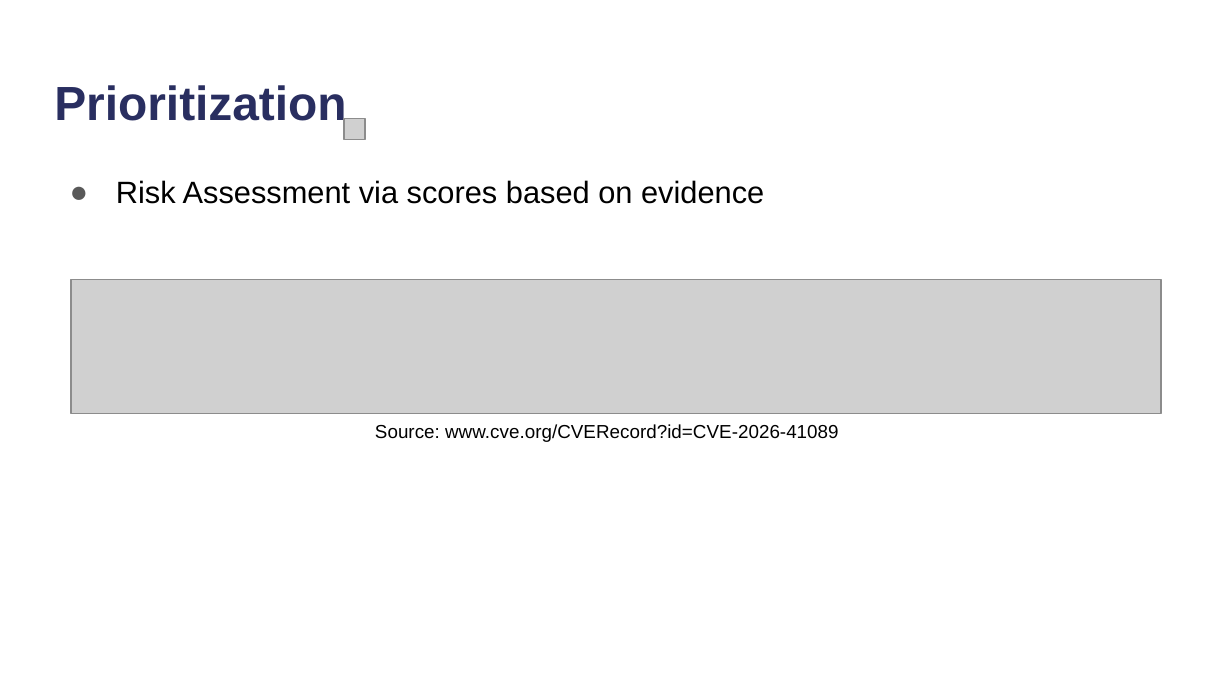
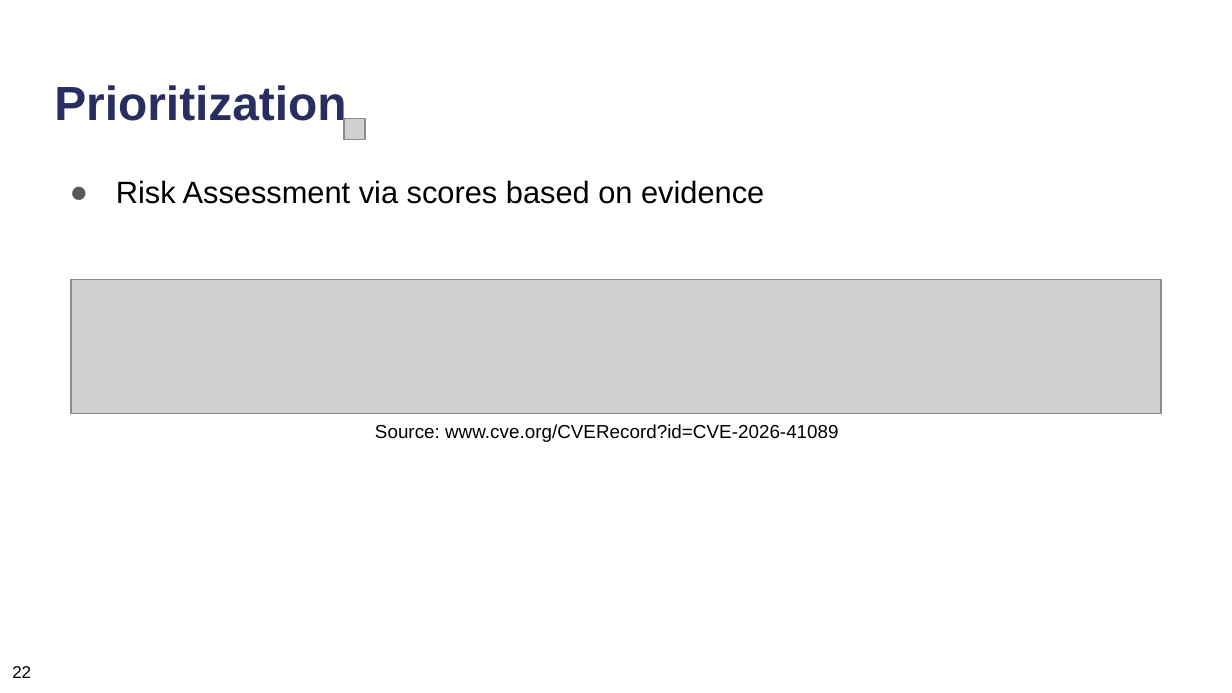
Before and after one commit to neubert-simon/auv-final-report, a slide deck: slide 24 of Final Presentation/ICS_Praesentationsfolien.pptx. Drawn at 1232x693 pixels with LibreOffice and Linux fonts; fonts in the diff are those of the drawing; grey boxes stand for pictures. Boxes give left, top, right and bottom in pixels: in the first picture for what was removed or moved away, otherwise in the second. Text is boxed around its words. In the diff, an @@ line names an element or a change of style, - is before the commit and + after.

```diff
--- a/Final Presentation/ICS_Praesentationsfolien.pptx
+++ b/Final Presentation/ICS_Praesentationsfolien.pptx
@@ text added at (12,666,31,678), 10 pt, text #000000 @@
+22
```
Also in this commit, not shown: 60 other slides changed, 3 slides added, 2 slides removed, 10 other files.
